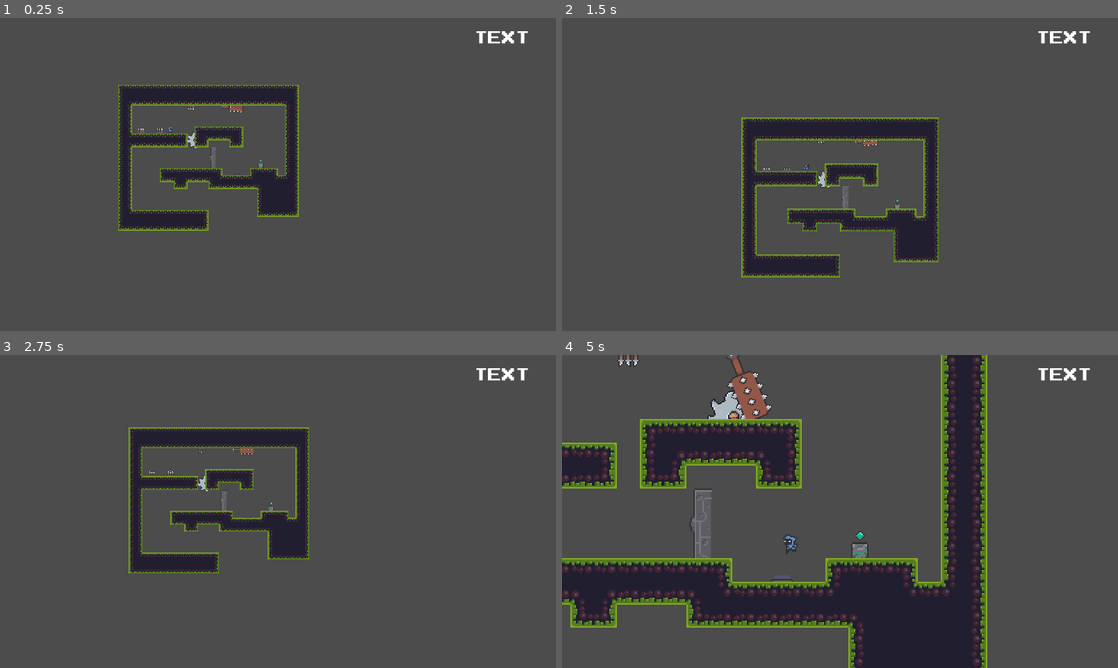
Above: before the commit, frames 1-4 (two rows, left to right).
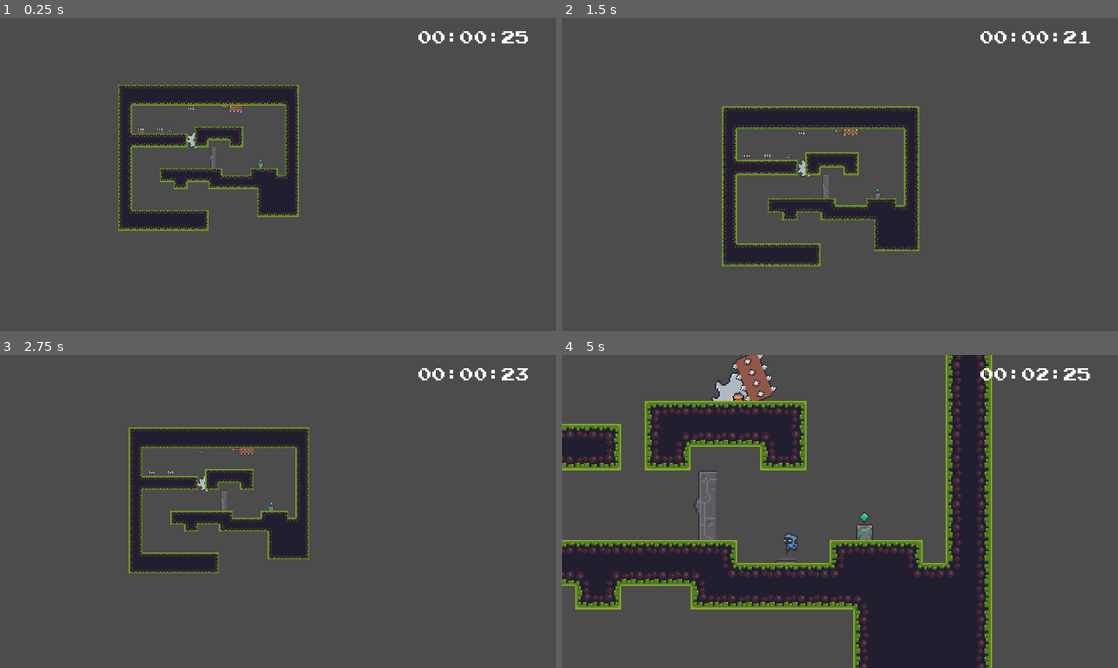
Above: after the commit, the same moments.

Repository: riltho1/Godot-repository
Game: Godot game, scene res://Scenes/World.tscn
The game is run twice, just before and just after one commit, with the same random seed, the same clock (stepped at 60 frames per second) and the same inputs. The project has no main scene, so this scene is started directly.
Inputs:
- Up to frame 1 (0.25 s): no input
- Up to frame 2 (1.5 s): hold D (right) from 0.53 s (still down); tap Z (zoom) at 0.6, 1.35 s; tap W (jump) at 0.77 s
- Up to frame 3 (2.75 s): tap W (jump) at 1.52 s; release D (right) at 2.03 s; hold A (left) from 2.03 s (still down); tap Z (zoom) at 2.1 s
- Up to frame 4 (5 s): release A (left) at 2.78 s; hold D (right) 2.78-4.28 s; tap Z (zoom) at 2.85, 3.6, 4.35 s; tap W (jump) at 3.02, 3.77, 4.52 s; hold A (left) from 4.28 s (still down)

The runs differ from the first frame. In frame 1, 0.4% of the frame differs, in the area x 30-95%, y 4-37%; in frame 2, 13%; in frame 3, 0.4%; in frame 4, 27%, in the area x 0-95%, y 0-100%.

Commit message:
Timer finished working on errors and fixes

Diff:
--- a/Character Control/Scenes/Player.tscn
+++ b/Character Control/Scenes/Player.tscn
@@ -2,10 +2,6 @@
 
 [ext_resource path="res://Sprites/herochar_spritesheet(new).png" type="Texture" id=1]
 [ext_resource path="res://Scripts/Player.gd" type="Script" id=2]
-
-[sub_resource type="CapsuleShape2D" id=10]
-radius = 5.0
-height = 3.0
 
 [sub_resource type="Animation" id=2]
 resource_name = "Attack"
@@ -140,21 +136,26 @@
 "values": [ 8, 9, 10, 11, 12, 13 ]
 }
 
+[sub_resource type="CapsuleShape2D" id=10]
+radius = 4.0
+height = 4.0
+
 [node name="Player" type="KinematicBody2D" groups=["Player"]]
 position = Vector2( 94, 3 )
 script = ExtResource( 2 )
 
 [node name="Sprite" type="Sprite" parent="."]
-position = Vector2( -2.5, 3.5 )
+position = Vector2( -1, -1 )
 scale = Vector2( 0.9375, 0.9375 )
 texture = ExtResource( 1 )
 hframes = 8
 vframes = 15
 frame = 40
 
-[node name="BodyCollider" type="CollisionShape2D" parent="."]
-position = Vector2( -3, 4.5 )
-shape = SubResource( 10 )
+[node name="CollisionPolygon2D" type="CollisionPolygon2D" parent="."]
+position = Vector2( -1.23829, -71.6588 )
+scale = Vector2( 1.28906, 9.41239 )
+polygon = PoolVector2Array( -2.77273, 8.23743, 1.5909, 8.23743, 2.31818, 8.13308, 2.31818, 6.88093, 1.5909, 6.77659, -2.77273, 6.77659, -3.5, 6.88093, -3.5, 8.13308 )
 
 [node name="AnimationPlayer" type="AnimationPlayer" parent="."]
 anims/Attack = SubResource( 2 )
@@ -165,3 +166,9 @@
 anims/RESET = SubResource( 7 )
 anims/Roll = SubResource( 8 )
 anims/Running = SubResource( 9 )
+
+[node name="DeathZone" type="Area2D" parent="."]
+
+[node name="CollisionShape2D" type="CollisionShape2D" parent="DeathZone"]
+position = Vector2( -2, -1 )
+shape = SubResource( 10 )
--- a/Character Control/Scripts/World.gd
+++ b/Character Control/Scripts/World.gd
@@ -8,4 +8,7 @@
 	pass
 	if Input.is_action_just_pressed("reset"):
 		GameStats.reset()
-	$CanvasLayer/Control/Label.text = "TEXT"
+	$CanvasLayer/Control/Label.text = GameStats.get_time()
+
+func _on_Area2D_body_entered(body):
+	pass
--- a/Character Control/Scripts/game_stats.gd
+++ b/Character Control/Scripts/game_stats.gd
@@ -24,5 +24,15 @@
 	var current_time = OS.get_ticks_msec()-game_start_time
 	var minutes = current_time/1000/60
 	var seconds = current_time/1000%60
-	var msec = current_time%1000/100
+	var msec = current_time%1000/10
+	if minutes < 10:
+		minutes = "0"+str(minutes)
+	if seconds < 10:
+		seconds = "0"+str(seconds)
+	if msec < 10:
+		if msec == 0 :
+			msec = "00"
+		else:
+			msec = "0" + str(msec)
+
 	return str(minutes) + ":" + str(seconds) + ":" + str(msec)
